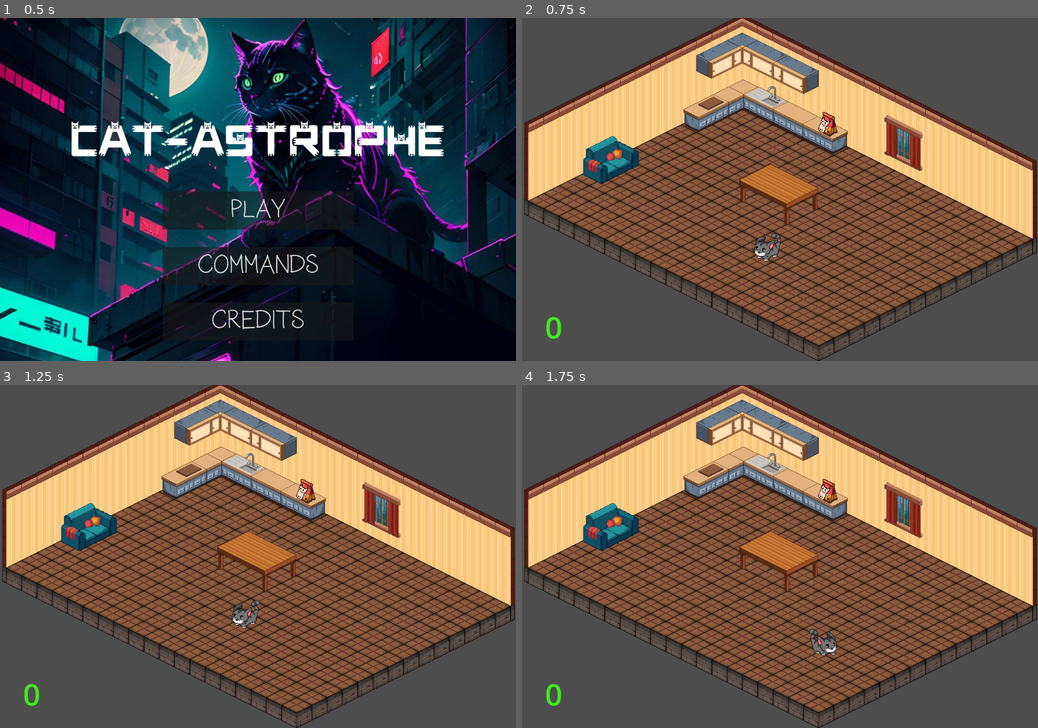
Above: before the commit, frames 1-4 (two rows, left to right).
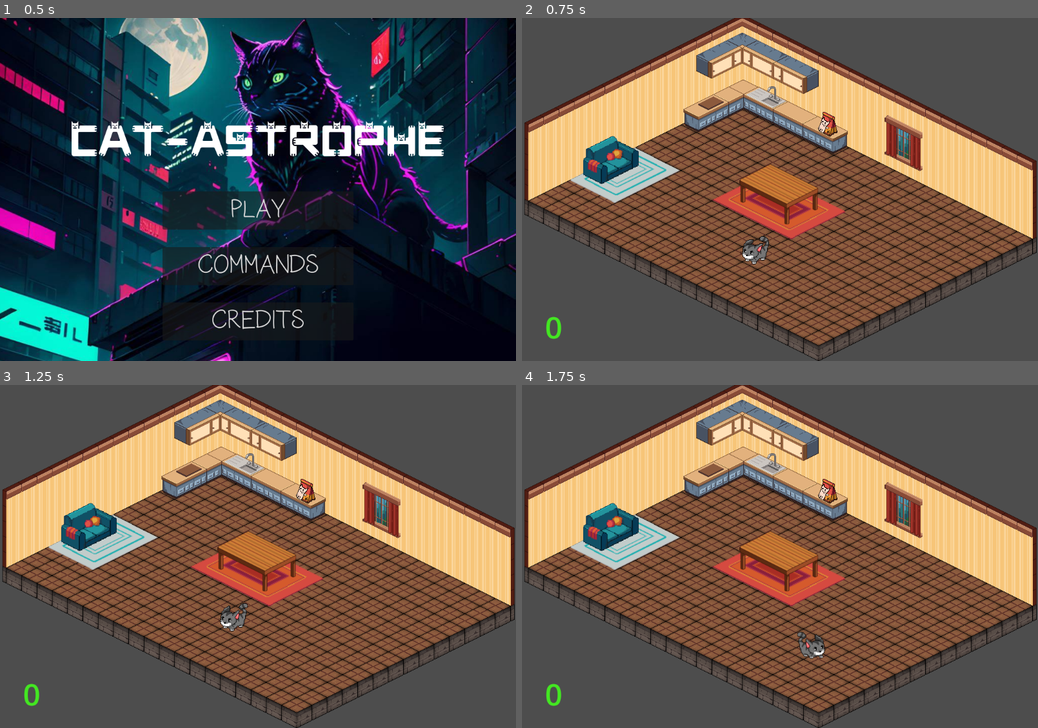
Above: after the commit, the same moments.

Repository: OscarPindaro/GodotWildJam63
Game: Godot game, scene res://scenes/menu/main_menu.tscn
The game is run twice, just before and just after one commit, with the same random seed, the same clock (stepped at 60 frames per second) and the same inputs. This scene is started directly instead of the project's main scene. Sound files missing from this copy of the repository are replaced by a short silence.
Inputs (mouse positions are in pixels of both pictures, inside the frame that each line leads up to):
- Up to frame 1 (0.5 s): no input
- Up to frame 2 (0.75 s): click "PLAY" at 0.5 s
- Up to frame 3 (1.25 s): no input
- Up to frame 4 (1.75 s): tap Enter at 1.25 s; move the mouse to (893, 539) at 1.27 s; hold Right (player_move_right) from 1.28 s (still down); tap E (player_interact) at 1.35 s; click (893, 539) at 1.42 s

Frame 1 is identical in both runs. In frame 2, 3.3% of the frame differs, in the area x 9-63%, y 37-72%; in frame 3, 3.3%; in frame 4, 3.3%, in the area x 9-63%, y 37-80%.

Commit message:
added carpets

Diff:
--- a/scenes/map/room_1.tscn
+++ b/scenes/map/room_1.tscn
@@ -9,6 +9,8 @@
 [ext_resource type="PackedScene" uid="uid://5ix5kril2ye8" path="res://scenes/objects/divano.tscn" id="7_sufyc"]
 [ext_resource type="PackedScene" uid="uid://brr8mhuf50deb" path="res://scenes/objects/kitchen.tscn" id="8_cmxxh"]
 [ext_resource type="PackedScene" uid="uid://ccpm106bfj60a" path="res://scenes/objects/table.tscn" id="9_ihsu5"]
+[ext_resource type="Texture2D" uid="uid://tys3qnvgyxv5" path="res://images/CARPET 2.png" id="9_n38le"]
+[ext_resource type="Texture2D" uid="uid://uqikf3262svc" path="res://images/CARPET 1.png" id="11_d8a2g"]
 
 [sub_resource type="LabelSettings" id="LabelSettings_syxhk"]
 font_size = 64
@@ -24,7 +26,7 @@
 layer_2/tile_data = PackedInt32Array(3735578, 0, 1, 3670027, 0, 1)
 
 [node name="player" parent="." instance=ExtResource("2_e3uya")]
-position = Vector2(563, 434)
+position = Vector2(538, 440)
 
 [node name="MinigameDock" parent="." instance=ExtResource("4_gijfu")]
 
@@ -42,7 +44,21 @@
 [node name="CollisionShape2D" parent="Finestra/Area2D" index="1"]
 position = Vector2(-16.3722, 74.6252)
 
+[node name="Carpet2" type="Sprite2D" parent="."]
+y_sort_enabled = true
+position = Vector2(588, 346)
+scale = Vector2(1.72222, 1.72222)
+texture = ExtResource("9_n38le")
+
+[node name="Carpet1" type="Sprite2D" parent="."]
+y_sort_enabled = true
+position = Vector2(267, 282)
+rotation = 3.14159
+scale = Vector2(1.42135, -1.42135)
+texture = ExtResource("11_d8a2g")
+
 [node name="Divano" parent="." instance=ExtResource("7_sufyc")]
+z_index = 1
 y_sort_enabled = true
 position = Vector2(237, 250)
 scale = Vector2(-1.25, 1.25)
@@ -61,6 +77,8 @@
 polygon = PackedVector2Array(64, 336, 518, 108, 730, 221, 1122, 416, 1186, 376, 528, 65, 358, 108, 24, 291)
 
 [node name="Table" parent="." instance=ExtResource("9_ihsu5")]
+z_index = 1
+y_sort_enabled = true
 position = Vector2(589, 322)
 
 [editable path="Finestra"]
--- a/scenes/minigames/Crocchette/crocchetta.tscn
+++ b/scenes/minigames/Crocchette/crocchetta.tscn
@@ -10,6 +10,8 @@
 
 [node name="crocchetta" type="RigidBody2D"]
 scale = Vector2(1.2, 1.2)
+collision_layer = 2
+collision_mask = 2
 inertia = 1.0
 script = ExtResource("1_qn1q4")
 
--- a/scenes/minigames/Crocchette/crocchetta_minigame.tscn
+++ b/scenes/minigames/Crocchette/crocchetta_minigame.tscn
@@ -20,6 +20,7 @@
 size = Vector2(1589.5, 73)
 
 [node name="CrocchettaMinigame" instance=ExtResource("1_x8fe6")]
+z_index = 5
 y_sort_enabled = true
 
 [node name="Cucina" type="Sprite2D" parent="." index="0"]
@@ -50,18 +51,24 @@
 croc_bag_path = NodePath("../CrocchettaBag")
 
 [node name="StaticBody2D" type="StaticBody2D" parent="." index="9"]
+collision_layer = 2
+collision_mask = 2
 
 [node name="CollisionShape2D" type="CollisionShape2D" parent="StaticBody2D" index="0"]
 position = Vector2(-60, 333)
 shape = SubResource("RectangleShape2D_3c12f")
 
 [node name="StaticBody2D3" type="StaticBody2D" parent="." index="10"]
+collision_layer = 2
+collision_mask = 2
 
 [node name="CollisionShape2D" type="CollisionShape2D" parent="StaticBody2D3" index="0"]
 position = Vector2(1238, 326)
 shape = SubResource("RectangleShape2D_bobyc")
 
 [node name="StaticBody2D2" type="StaticBody2D" parent="." index="11"]
+collision_layer = 2
+collision_mask = 2
 
 [node name="CollisionShape2D" type="CollisionShape2D" parent="StaticBody2D2" index="0"]
 position = Vector2(686, -42)
--- a/scenes/minigames/MinigameDock.gd
+++ b/scenes/minigames/MinigameDock.gd
@@ -28,7 +28,7 @@
 func _startMinigame(minigame):
 	#var instance = load(minigamePath).instantiate()
 	_minigame_started.emit()
-	var instance = minigame.instantiate()
+	var instance = minigame.instantiate(0)
 	#print(minigamePath)
 	#var instance = new()
 	add_child(instance)
--- a/scenes/objects/table.tscn
+++ b/scenes/objects/table.tscn
@@ -28,4 +28,4 @@
 [node name="StaticBody2D" type="StaticBody2D" parent="." index="1"]
 
 [node name="CollisionPolygon2D" type="CollisionPolygon2D" parent="StaticBody2D" index="0"]
-polygon = PackedVector2Array(-80, 15, -81, -28, -19, -62, 81, -12, 79, 29, 17, 64)
+polygon = PackedVector2Array(-80, 15, -85, -33, -18, -68, 86, -15, 79, 29, 17, 64)
Binary file added: images/CARPET 1.png
Binary file added: images/CARPET 2.png
Not shown: 1 places in scenes/map/room_1.tscn that only renumber resources
